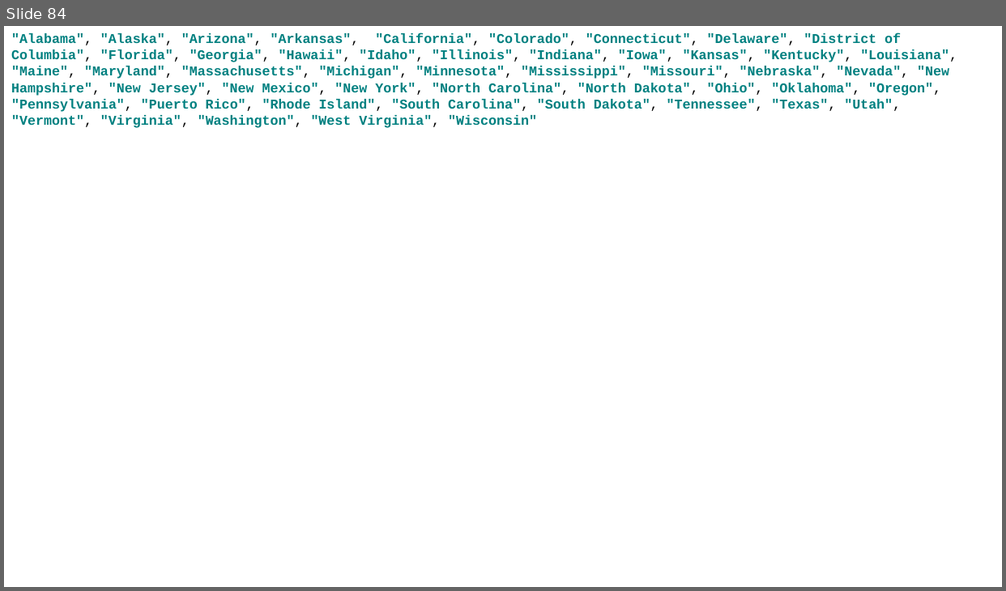
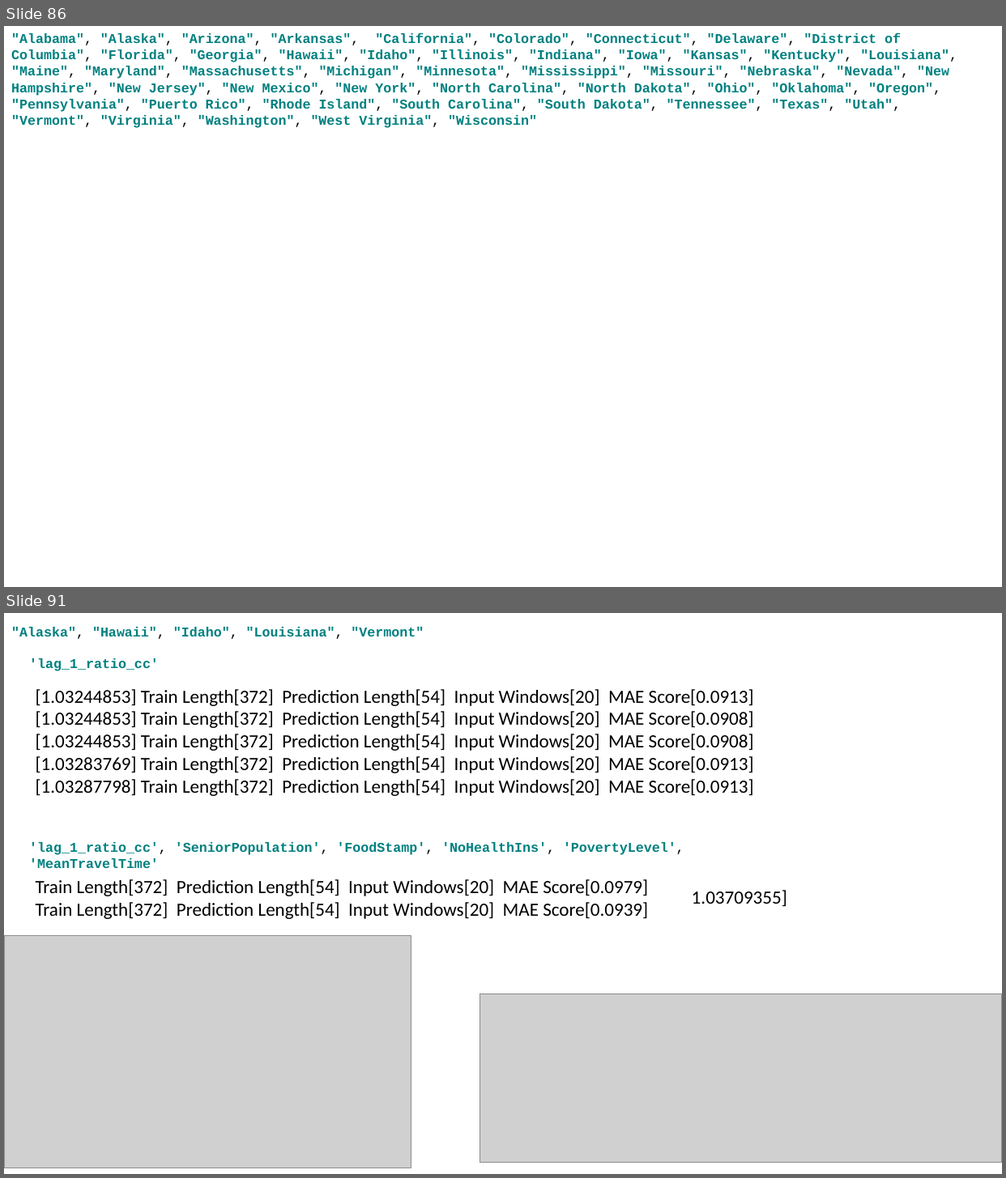
Before and after one commit to pcyoung75/GlobalForecasting, a slide deck: doc/Paper Images.pptx. Shown one above the other, each under a label of ours: slide 84 before the commit, slides 86 and 91 after it; the slides between them are not shown. The pictures are 1006x591 and 1006x1178 pixels, drawn with LibreOffice and Linux fonts; fonts in the diff are those of the drawing; grey boxes stand for pictures. Boxes give left, top, right and bottom in pixels: in the first picture for what was removed or moved away, otherwise in the second. Text is boxed around its words. In the diff, an @@ line names an element or a change of style, - is before the commit and + after.

```diff
--- a/doc/Paper Images.pptx
+++ b/doc/Paper Images.pptx
@@ slide 91 added at [4, 613, 1002, 1174], background #FFFFFF @@
@@ text added at [11, 627, 424, 639], 13 pt, text #008080, bold @@
+"Alaska", "Hawaii", "Idaho", "Louisiana", "Vermont"
@@ text added at [29, 658, 159, 671], 13 pt, text #008080, bold @@
+'lag_1_ratio_cc'
@@ text added at [36, 689, 754, 796], 18 pt, text #000000 @@
+[1.03244853] Train Length[372] Prediction Length[54] Input Windows[20] MAE Score[0.0913]
+[1.03244853] Train Length[372] Prediction Length[54] Input Windows[20] MAE Score[0.0908]
+[1.03244853] Train Length[372] Prediction Length[54] Input Windows[20] MAE Score[0.0908]
+[1.03283769] Train Length[372] Prediction Length[54] Input Windows[20] MAE Score[0.0913]
+[1.03287798] Train Length[372] Prediction Length[54] Input Windows[20] MAE Score[0.0913]
@@ text added at [29, 842, 684, 868], 13 pt, text #008080, bold @@
+'lag_1_ratio_cc', 'SeniorPopulation', 'FoodStamp', 'NoHealthIns', 'PovertyLevel', 'MeanTravelTime'
@@ text added at [36, 879, 648, 919], 18 pt, text #000000 @@
+Train Length[372] Prediction Length[54] Input Windows[20] MAE Score[0.0979]
+Train Length[372] Prediction Length[54] Input Windows[20] MAE Score[0.0939]
@@ text added at [692, 890, 787, 906], 18 pt, text #000000 @@
+1.03709355]
@@ picture added at [4, 936, 411, 1169] @@
@@ picture added at [480, 995, 1002, 1162] @@
@@ what was slide 84 is now slide 86 @@
```
Also in this commit, not shown: 5 slides changed, 8 other slides added, 5 other files.
